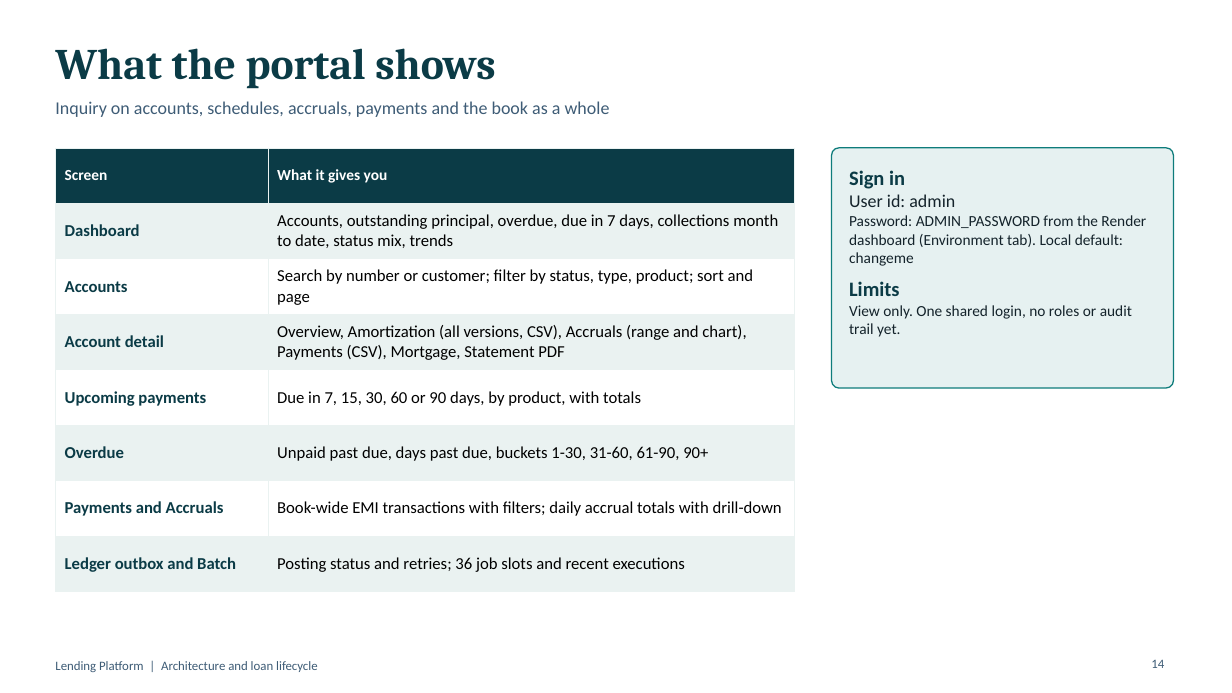
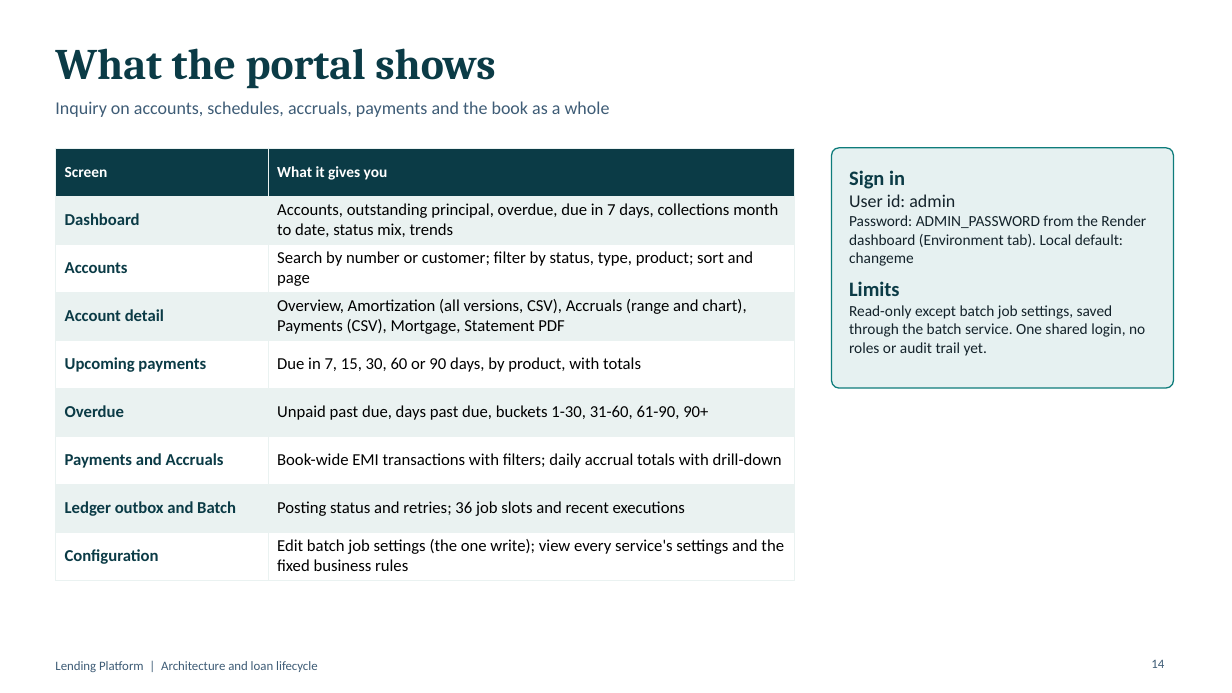
Before and after one commit to kiran199-code/lending, a slide deck: slide 14 of docs/Lending-Platform-Architecture.pptx. Drawn at 1232x693 pixels with LibreOffice and Linux fonts; fonts in the diff are those of the drawing. Boxes give left, top, right and bottom in pixels: in the first picture for what was removed or moved away, otherwise in the second. Text is boxed around its words. In the diff, an @@ line names an element or a change of style, - is before the commit and + after.

```diff
--- a/docs/Lending-Platform-Architecture.pptx
+++ b/docs/Lending-Platform-Architecture.pptx
@@ table at box(55, 148, 795, 575) @@
+row 9: Configuration | Edit batch job settings (the one write); view every service's settings and the fixed business rules
@@ text in rounded rectangle at box(849, 305, 1145, 356): text changed @@
-View only. One shared login, no roles or audit trail yet.
+Read-only except batch job settings, saved through the batch service. One shared login, no roles or audit trail yet.
```
Also in this commit, not shown: 4 other slides changed, 1 slide added, 5 other files.
